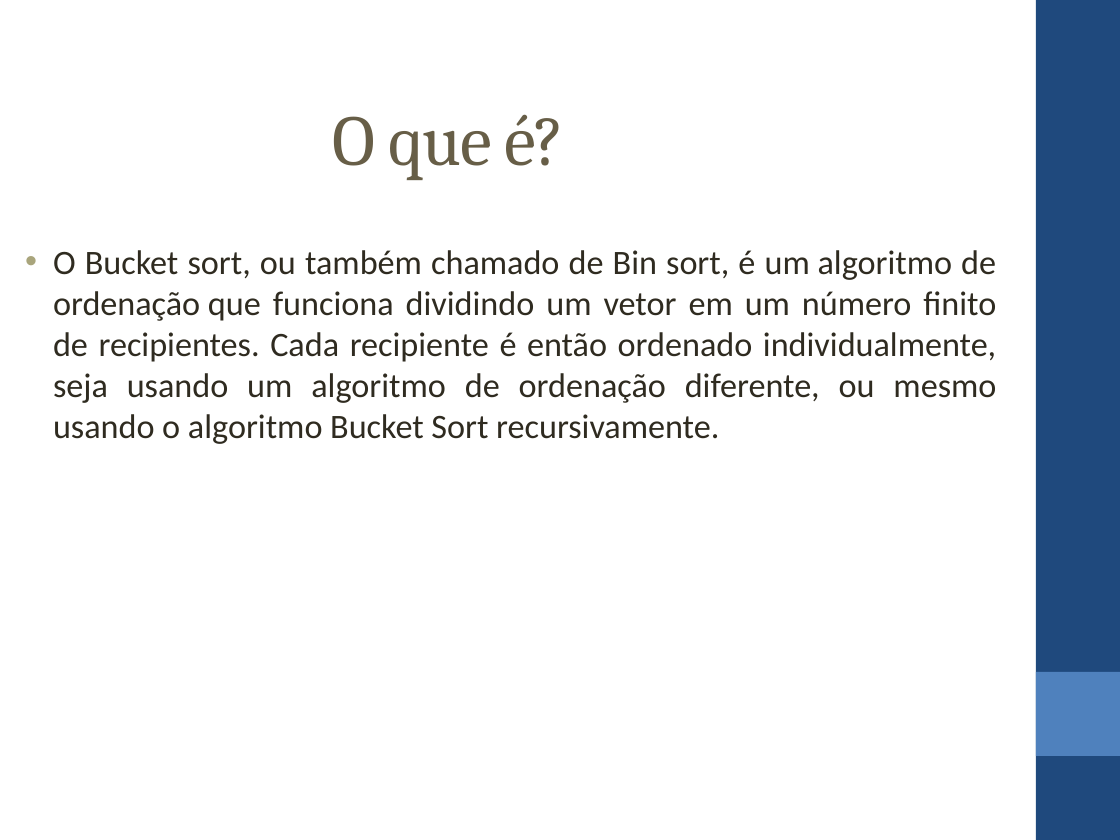
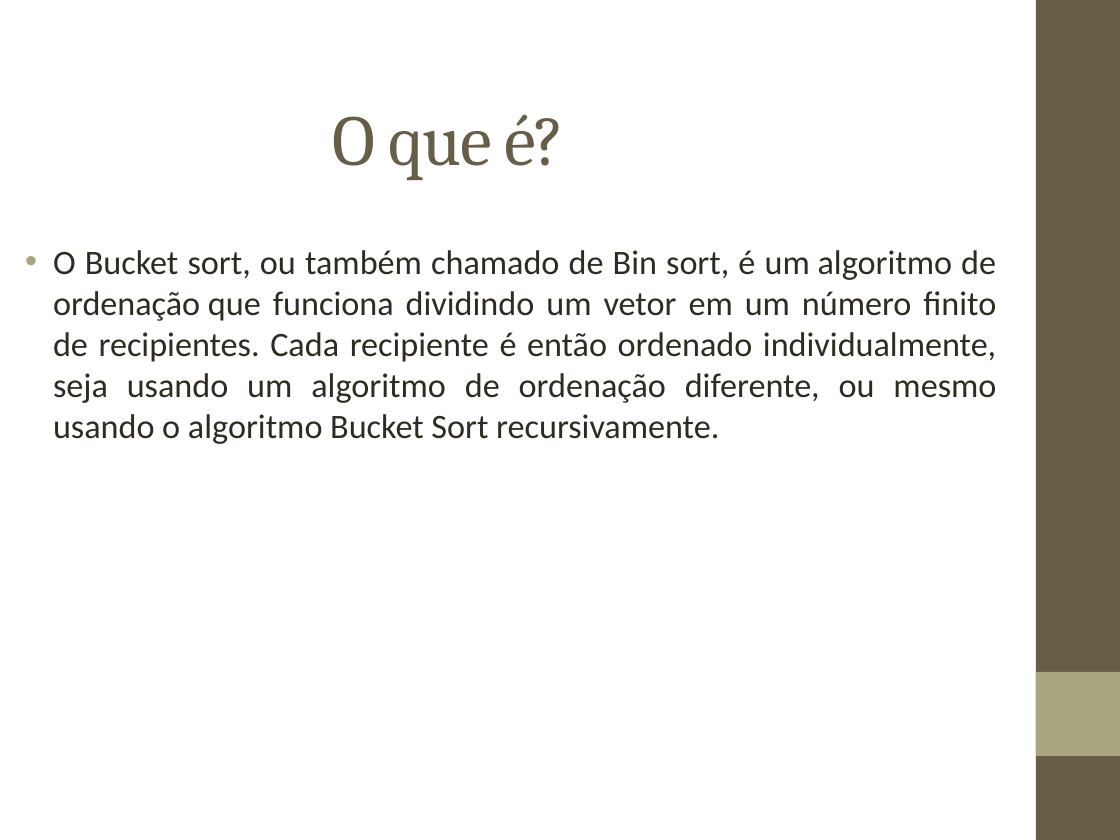
Before and after one commit to sisunigit/EDBucketSort, a slide deck: slide 2 of Documentos/Estrutura de Dados Trabalho.pptx. Drawn at 1120x840 pixels with LibreOffice and Linux fonts; fonts in the diff are those of the drawing. Boxes give left, top, right and bottom in pixels: in the first picture for what was removed or moved away, otherwise in the second. Text is boxed around its words. In the diff, an @@ line names an element or a change of style, - is before the commit and + after.

```diff
--- a/Documentos/Estrutura de Dados Trabalho.pptx
+++ b/Documentos/Estrutura de Dados Trabalho.pptx
@@ rectangle at bbox=[1036, 0, 1120, 840]: fill #1F497D to #675E47 @@
@@ rectangle at bbox=[1036, 672, 1120, 756]: fill #4F81BD to #A9A57C @@
```
Also in this commit, not shown: 9 other slides changed.
